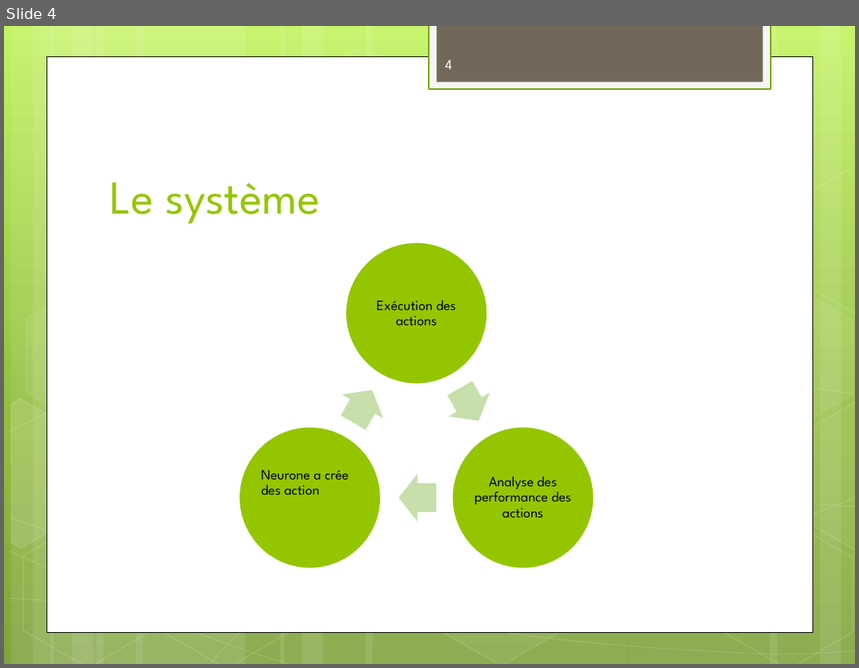
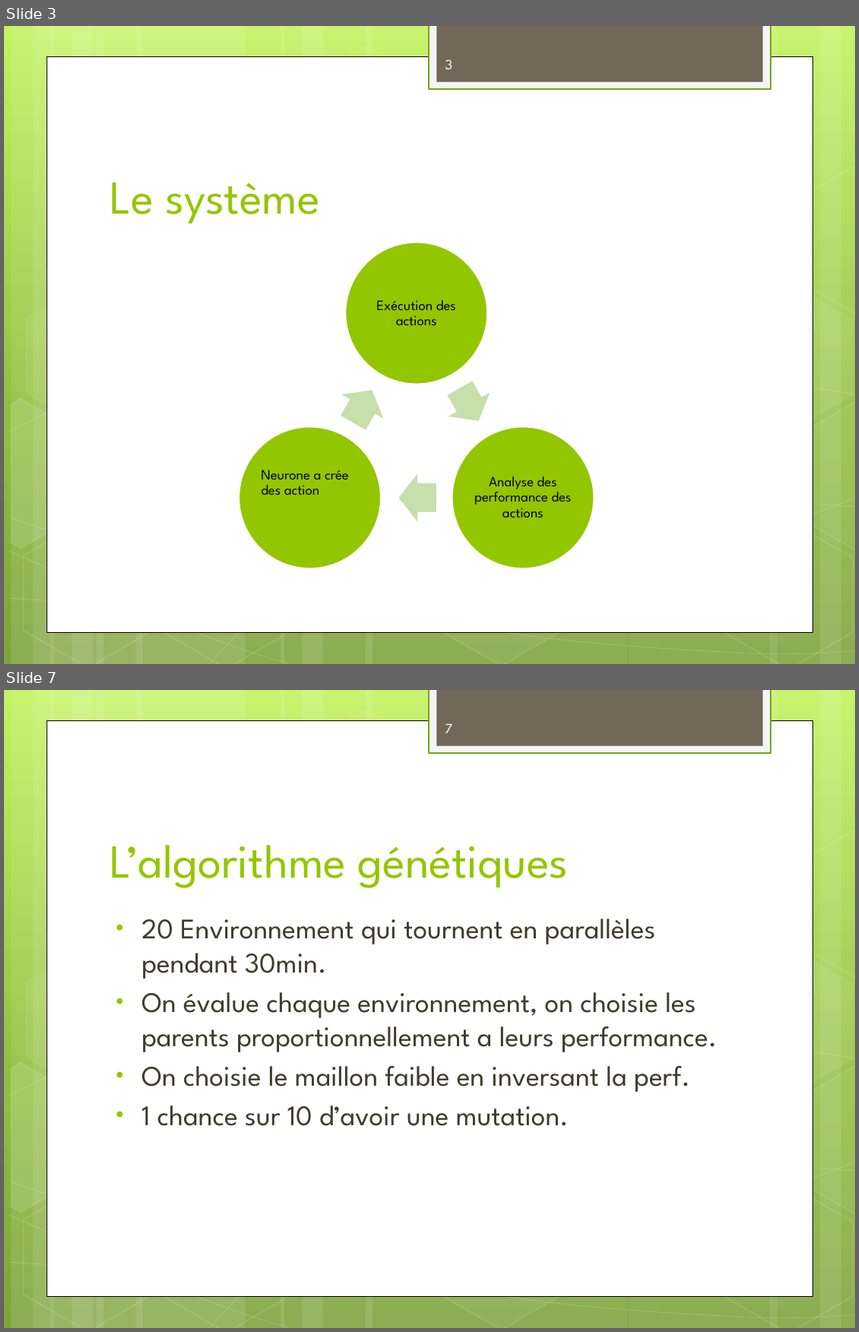
Before and after one commit to Surogate/ai-playground, a slide deck: Pattern Matcher.pptx. Shown one above the other, each under a label of ours: slide 4 before the commit, slides 3 and 7 after it; the slides between them are not shown. The pictures are 859x668 and 859x1332 pixels, drawn with LibreOffice and Linux fonts; fonts in the diff are those of the drawing. Boxes give left, top, right and bottom in pixels: in the first picture for what was removed or moved away, otherwise in the second. Text is boxed around its words. In the diff, an @@ line names an element or a change of style, - is before the commit and + after.

```diff
--- a/Pattern Matcher.pptx
+++ b/Pattern Matcher.pptx
@@ slide 7 added at <box>4,690,855,1328</box>, background gradient #C3F35F to #93BF3F to #81A53E; not listed: 31 template elements that a slide beside it also shows @@
@@ page number added at <box>446,723,453,733</box>, 12 pt, text #FEFEFE @@
+7
@@ title added at <box>110,845,569,888</box>, 40 pt, text #94C600 @@
+L’algorithme génétiques
@@ text added at <box>142,919,717,1126</box>, 24 pt, text #3E3D2D @@
+• 20 Environnement qui tournent en parallèles pendant 30min.
+• On évalue chaque environnement, on choisie les parents proportionnellement a leurs performance.
+• On choisie le maillon faible en inversant la perf.
+• 1 chance sur 10 d’avoir une mutation.
@@ what was slide 4 is now slide 3 @@
@@ page number at <box>446,59,453,69</box>: text changed @@
-4
+3
```
Also in this commit, not shown: 5 slides changed, 3 other files.
